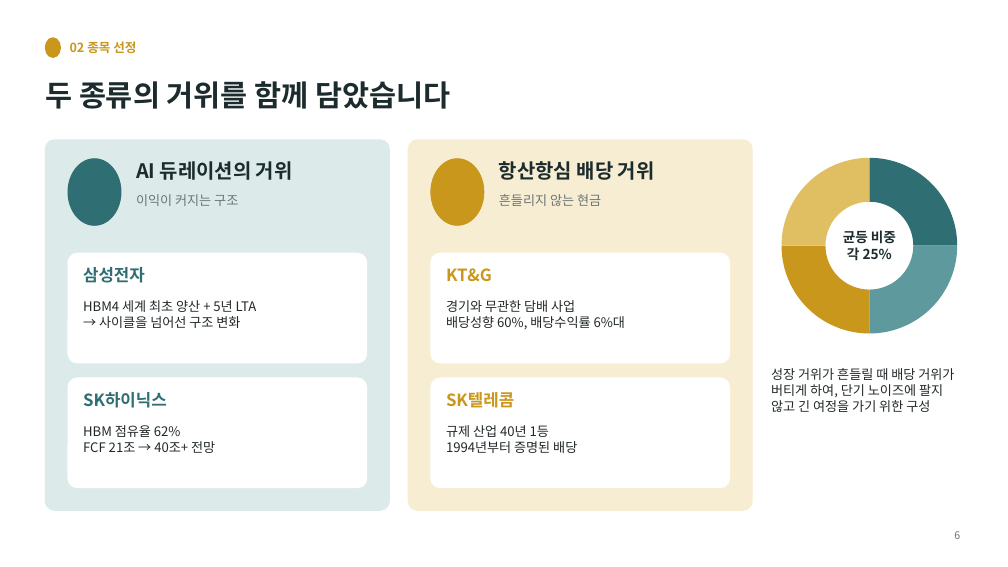
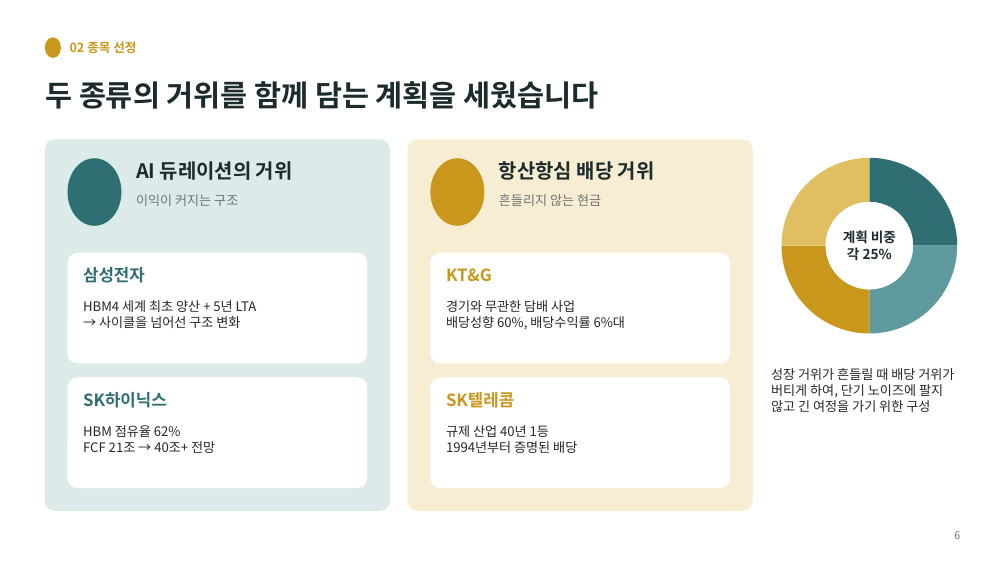
Before and after one commit to HyeonSooJ/marcap, a slide deck: slide 6 of 가치투자대회_최종보고서_정현수.pptx. Drawn at 1008x567 pixels with LibreOffice and Linux fonts; fonts in the diff are those of the drawing. Boxes give left, top, right and bottom in pixels: in the first picture for what was removed or moved away, otherwise in the second. Text is boxed around its words. In the diff, an @@ line names an element or a change of style, - is before the commit and + after.

```diff
--- a/가치투자대회_최종보고서_정현수.pptx
+++ b/가치투자대회_최종보고서_정현수.pptx
@@ text at box(45, 81, 598, 109): text changed @@
-두 종류의 거위를 함께 담았습니다
+두 종류의 거위를 함께 담는 계획을 세웠습니다
@@ text at box(843, 230, 896, 244): text changed @@
-균등 비중
+계획 비중
```
Also in this commit, not shown: 9 other slides changed, 2 slides added.
